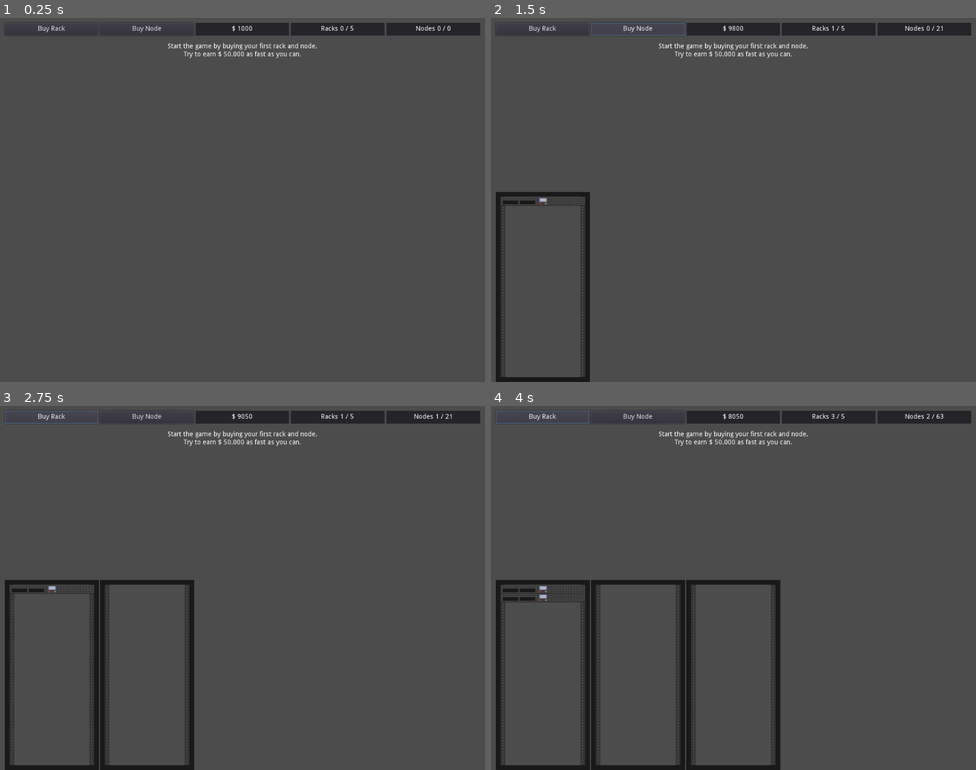
Above: before the commit, frames 1-4 (two rows, left to right).
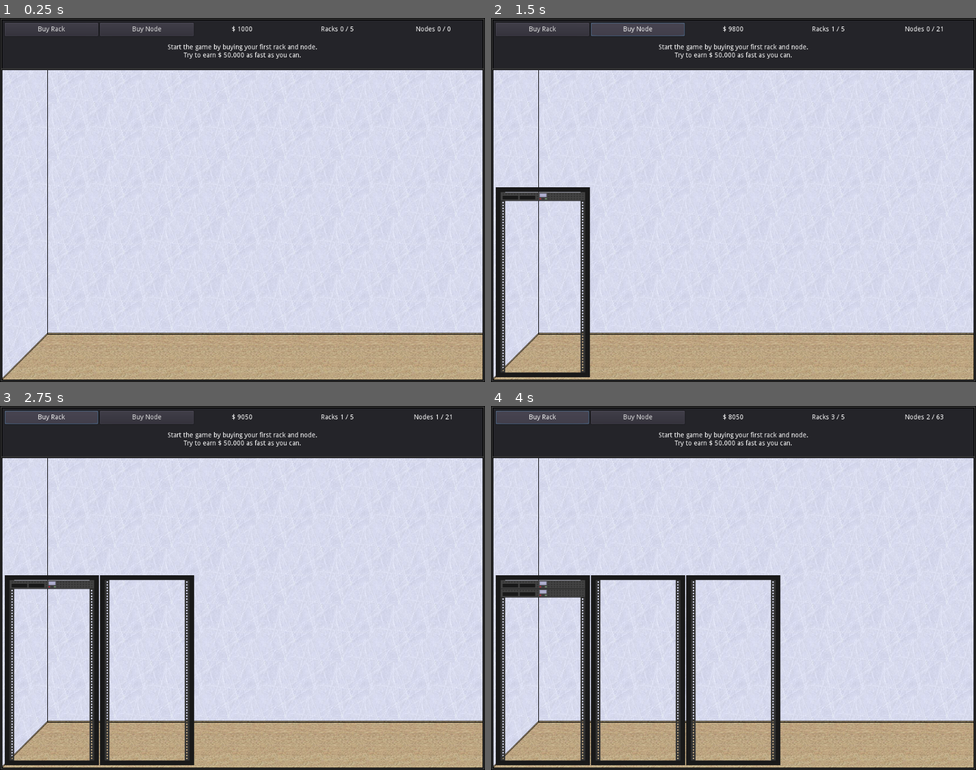
Above: after the commit, the same moments.

Repository: KjarrigansGames/DC_Tycoon
Game: Godot game, scene res://Game.tscn
Two runs of this game, one before a commit and one after it. Both use one fixed random seed, a clock stepped at 60 frames per second and the inputs below.
Inputs:
- Up to frame 1 (0.25 s): no input
- Up to frame 2 (1.5 s): click "Buy Rack" at 0.5 s; click "Buy Node" at 1.25 s
- Up to frame 3 (2.75 s): click "Buy Rack" at 2 s
- Up to frame 4 (4 s): click "Buy Node" at 2.75 s; click "Buy Rack" at 3.5 s

The runs differ from the first frame. In frame 1, 96% of the frame differs, in the area x 0-100%, y 0-100%; in frame 2, 94%; in frame 3, 92%; in frame 4, 90%.

Commit message:
Add background image

Diff:
--- a/Game.gd
+++ b/Game.gd
@@ -48,7 +48,7 @@
 	rack.anchor_bottom = 0.0
 	rack.anchor_right = 0.0
 	rack.anchor_top = 0.0
-	rack.margin_top = $Datacenter.rect_size.y - rack.height()
+	rack.margin_top = $Datacenter.rect_size.y - rack.height() - 10
 	rack.margin_left = (racks.size() * (rack.width() + 2)) + 10
 	rack.margin_right = rack.width()
 	racks.append(rack)
--- a/Game.tscn
+++ b/Game.tscn
@@ -1,15 +1,38 @@
-[gd_scene load_steps=3 format=2]
+[gd_scene load_steps=4 format=2]
 
 [ext_resource path="res://Game.gd" type="Script" id=1]
-[ext_resource path="res://HUD.tscn" type="PackedScene" id=2]
+[ext_resource path="res://Assets/Background.png" type="Texture" id=2]
+[ext_resource path="res://HUD.tscn" type="PackedScene" id=3]
 
-[node name="Game" type="Node" index="0"]
+[node name="Game" type="Node"]
 
 script = ExtResource( 1 )
 
-[node name="HUD" parent="." index="0" instance=ExtResource( 2 )]
+[node name="Background" type="Control" parent="." index="0"]
 
-[node name="Datacenter" type="Control" parent="." index="1"]
+anchor_left = 0.0
+anchor_top = 0.0
+anchor_right = 1.0
+anchor_bottom = 1.0
+rect_pivot_offset = Vector2( 0, 0 )
+rect_clip_content = false
+mouse_filter = 0
+mouse_default_cursor_shape = 0
+size_flags_horizontal = 1
+size_flags_vertical = 1
+
+[node name="Image" type="Sprite" parent="Background" index="0"]
+
+texture = ExtResource( 2 )
+centered = false
+_sections_unfolded = [ "Offset", "Transform" ]
+
+[node name="HUD" parent="." index="1" instance=ExtResource( 3 )]
+
+rect_min_size = Vector2( 1024, 110 )
+_sections_unfolded = [ "Rect" ]
+
+[node name="Datacenter" type="Control" parent="." index="2"]
 
 anchor_left = 0.0
 anchor_top = 0.0
Binary file added: Assets/Background.png
Not shown, added: Assets/Background.xcf
